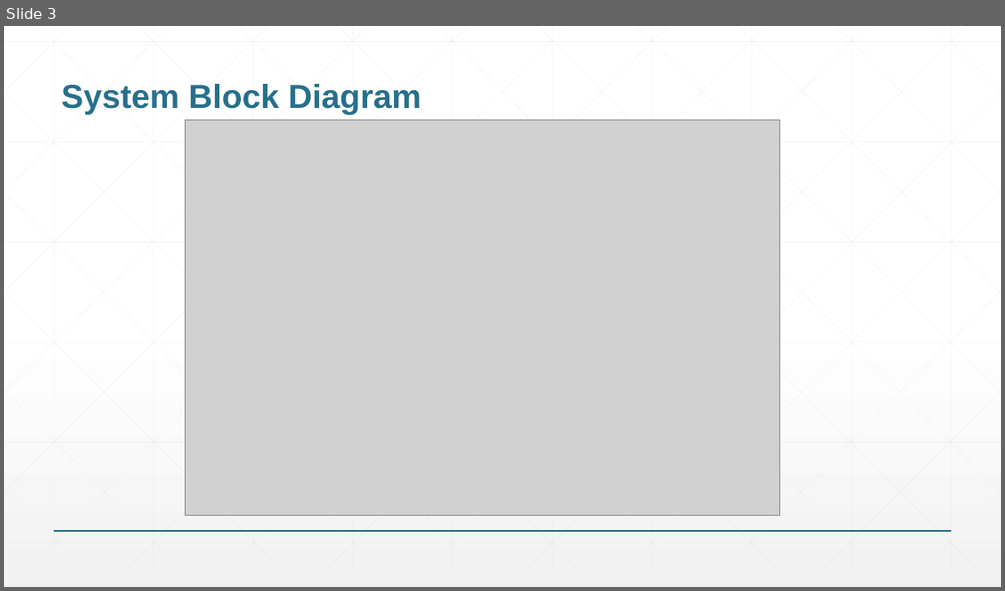
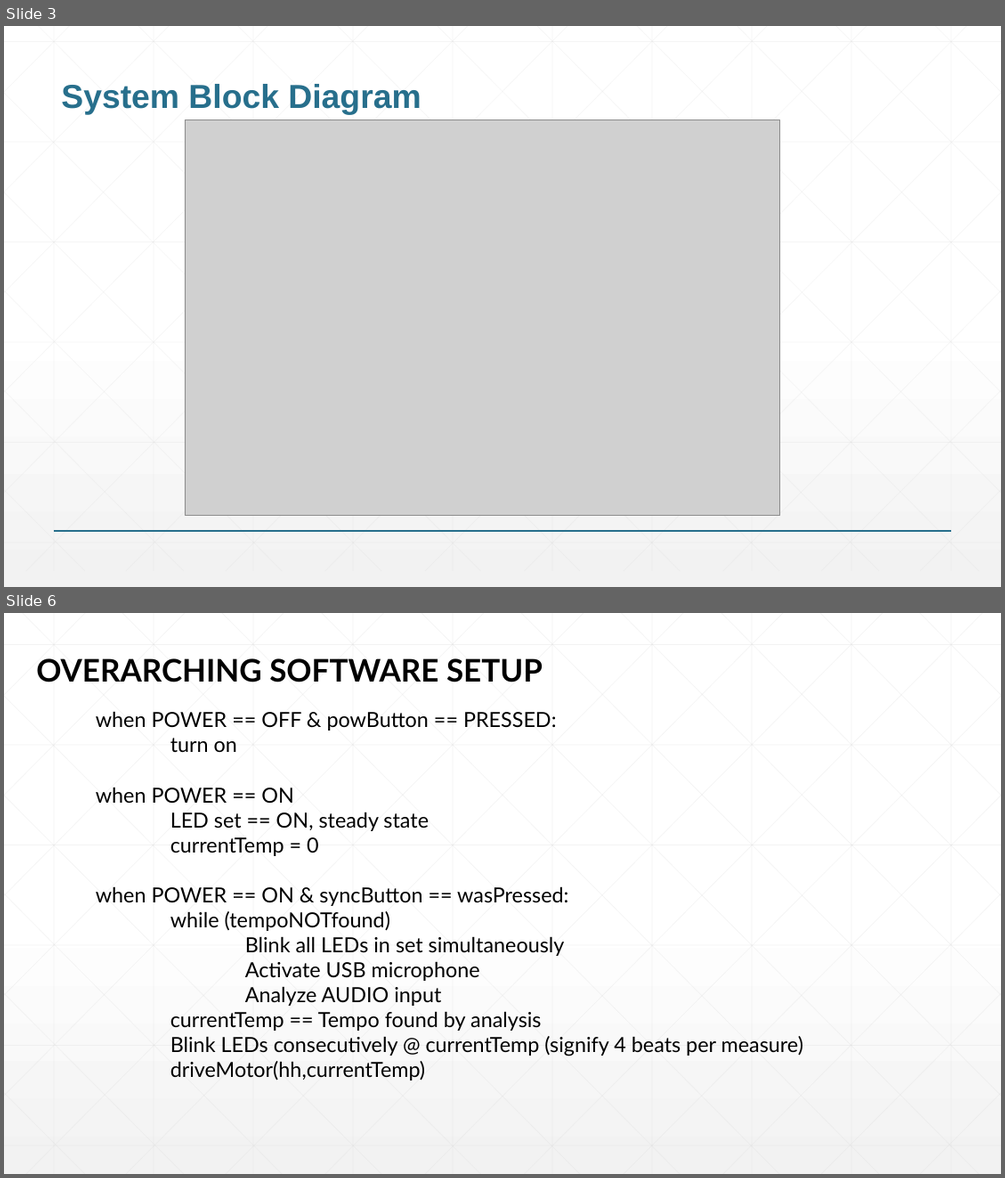
Before and after one commit to kmCoon/ENGI-301, a slide deck: project-01/docs/Cooney_project_01_proposal.pptx. Shown one above the other, each under a label of ours: slide 3 before the commit, slides 3 and 6 after it; the slides between them are not shown. The pictures are 1005x591 and 1005x1178 pixels, drawn with LibreOffice and Linux fonts; fonts in the diff are those of the drawing; grey boxes stand for pictures. Boxes give left, top, right and bottom in pixels: in the first picture for what was removed or moved away, otherwise in the second. Text is boxed around its words. In the diff, an @@ line names an element or a change of style, - is before the commit and + after.

```diff
--- a/project-01/docs/Cooney_project_01_proposal.pptx
+++ b/project-01/docs/Cooney_project_01_proposal.pptx
@@ slide 6 added at bbox=[4, 613, 1001, 1174], background gradient #FFFFFF to #F2F2F2 @@
@@ text added at bbox=[36, 658, 542, 682], 30 pt, text #000000, bold @@
+OVERARCHING SOFTWARE SETUP
@@ text added at bbox=[96, 711, 803, 1080], 20 pt, text #000000 @@
+when POWER == OFF & powButton == PRESSED:
+turn on
+when POWER == ON
+LED set == ON, steady state
+currentTemp = 0
+when POWER == ON & syncButton == wasPressed:
+while (tempoNOTfound)
+Blink all LEDs in set simultaneously
+Activate USB microphone
+Analyze AUDIO input
+currentTemp == Tempo found by analysis
+Blink LEDs consecutively @ currentTemp (signify 4 beats per measure)
+driveMotor(hh,currentTemp)
@@ group added at bbox=[4, 613, 1001, 1174]: 46 lines @@
```
Also in this commit, not shown: 1 slide changed, 2 other slides added, 1 slide removed, 2 other files.
